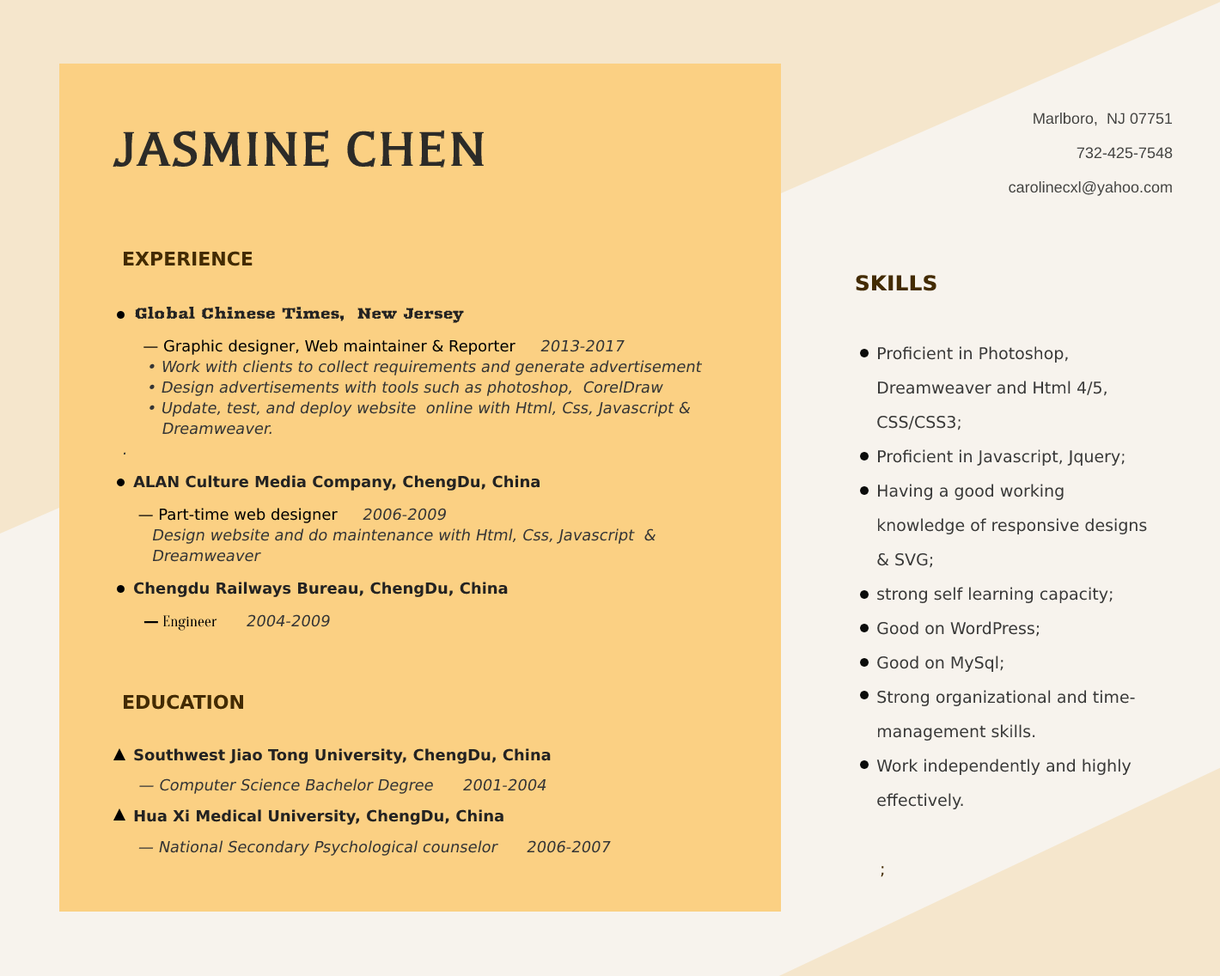
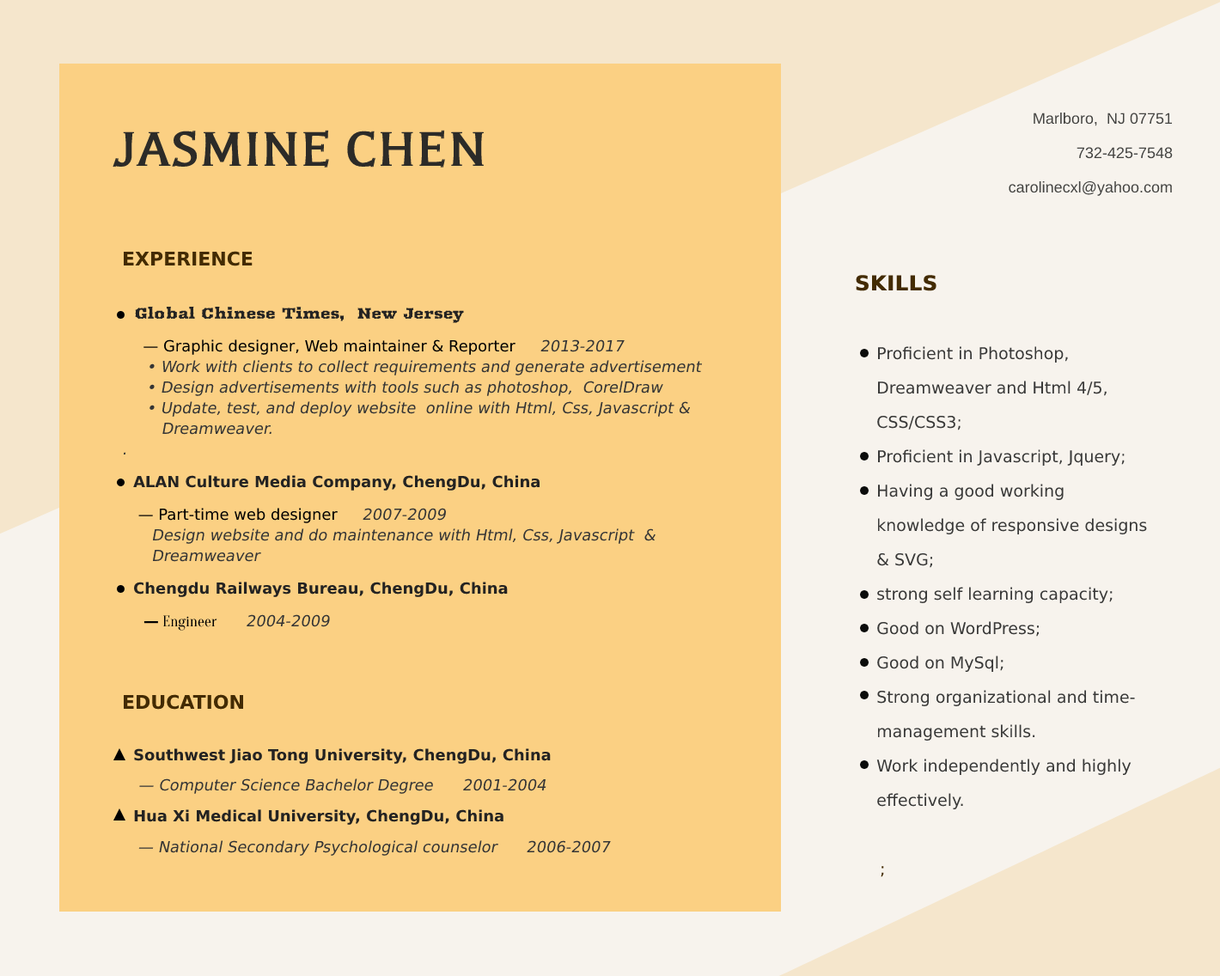
Revision of a layered w=1220, h=976 image; what changed, layer by layer:
painted on "EXPERIENCE Global Chinese Tim" over (392, 507, 403, 521)
